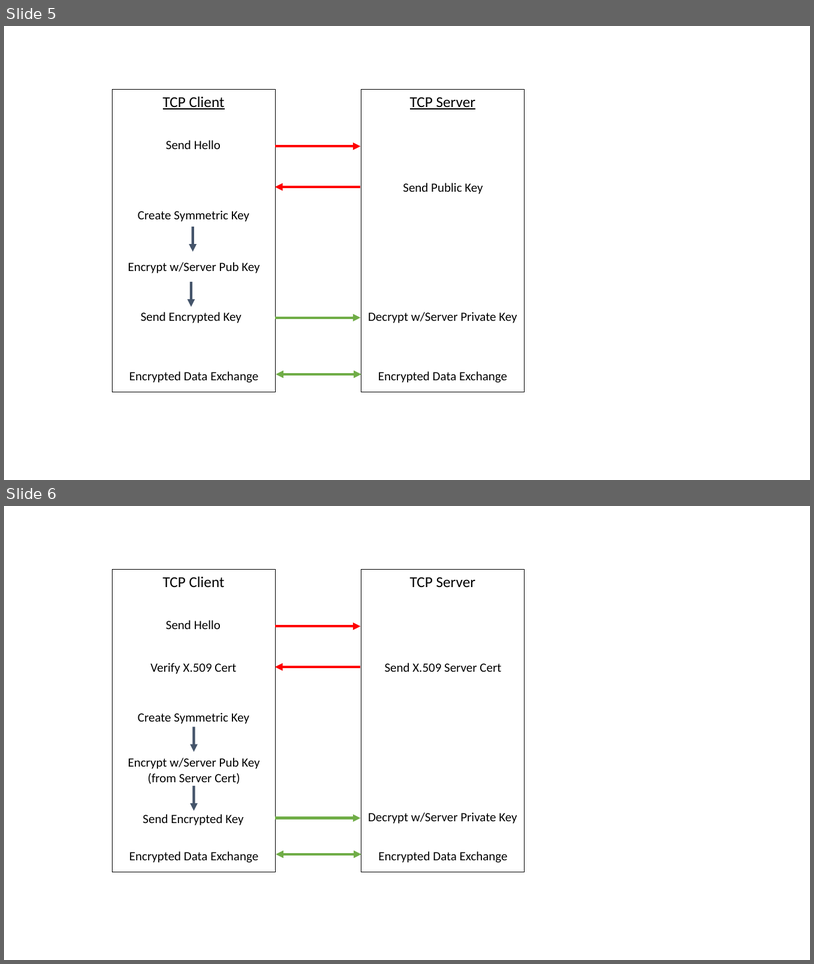
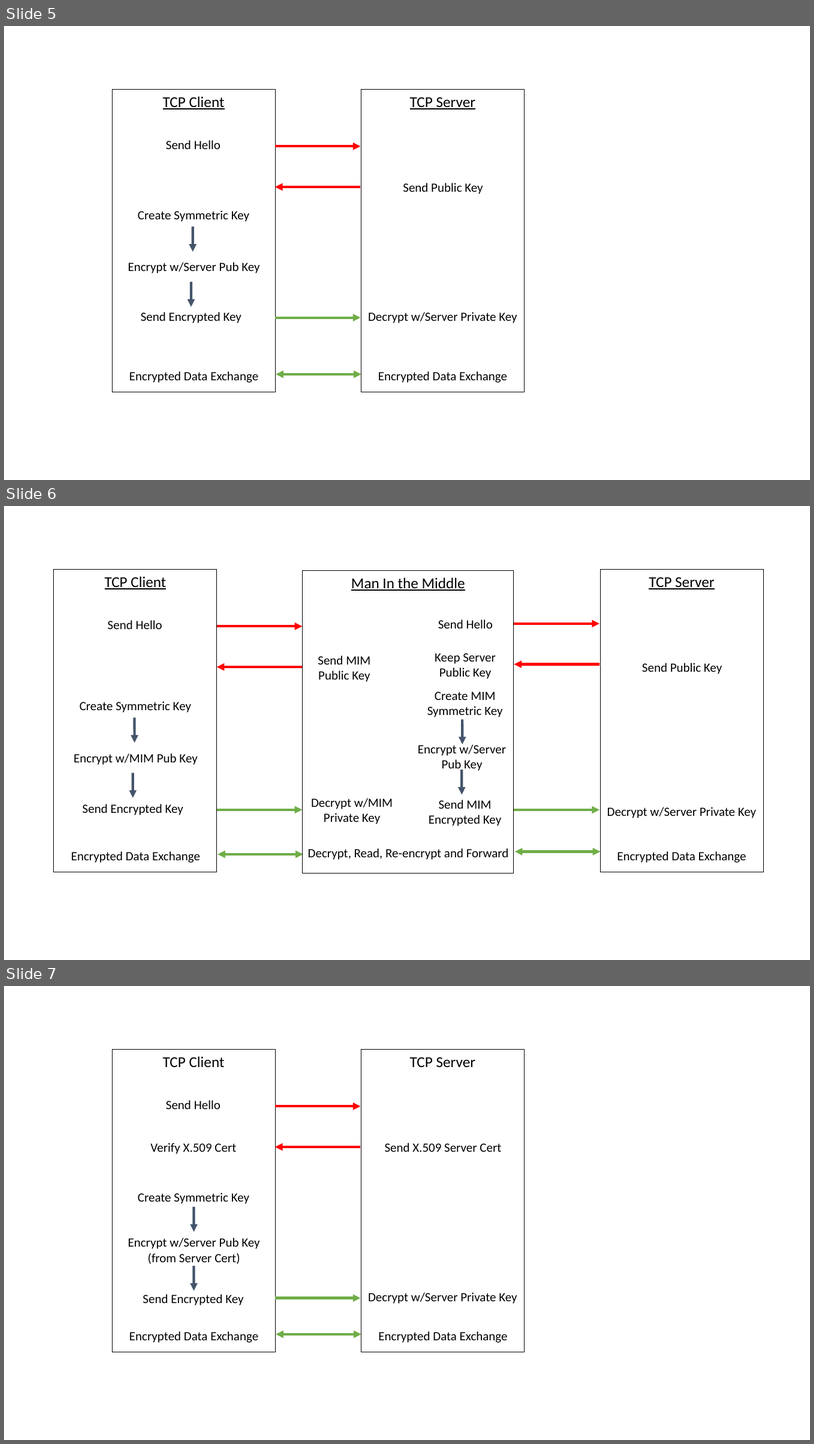
Before and after one commit to iotexpert/WW101, a slide deck: labmanual/misc/drawings.pptx. Shown one above the other, each under a label of ours: slides 5 and 6 before the commit, slides 5, 6 and 7 after it. The pictures are 814x964 and 814x1444 pixels, drawn with LibreOffice and Linux fonts; fonts in the diff are those of the drawing. Boxes give left, top, right and bottom in pixels: in the first picture for what was removed or moved away, otherwise in the second. Text is boxed around its words. In the diff, an @@ line names an element or a change of style, - is before the commit and + after.

```diff
--- a/labmanual/misc/drawings.pptx
+++ b/labmanual/misc/drawings.pptx
@@ slide 6 added at [4,506,810,960], background #FFFFFF @@
@@ group added at [54,569,764,873]: 16 texts, 10 arrows, 3 rectangles, 2 double arrows @@
+TCP Client
+TCP Server
+Send Hello
+Send Public Key
+Create Symmetric Key
+Encrypt w/MIM Pub Key
+Send Encrypted Key
+Decrypt w/Server Private Key
+Encrypted Data Exchange
+Encrypted Data Exchange
+Man In the Middle
+Send Hello
+Send MIM Public Key
+Keep Server Public Key
+Decrypt w/MIM Private Key
+Create MIM Symmetric Key
+Encrypt w/Server Pub Key
+Send MIM Encrypted Key
+Decrypt, Read, Re-encrypt and Forward
@@ what was slide 6 is now slide 7 @@
```
Also in this commit, not shown: 5 other files.
